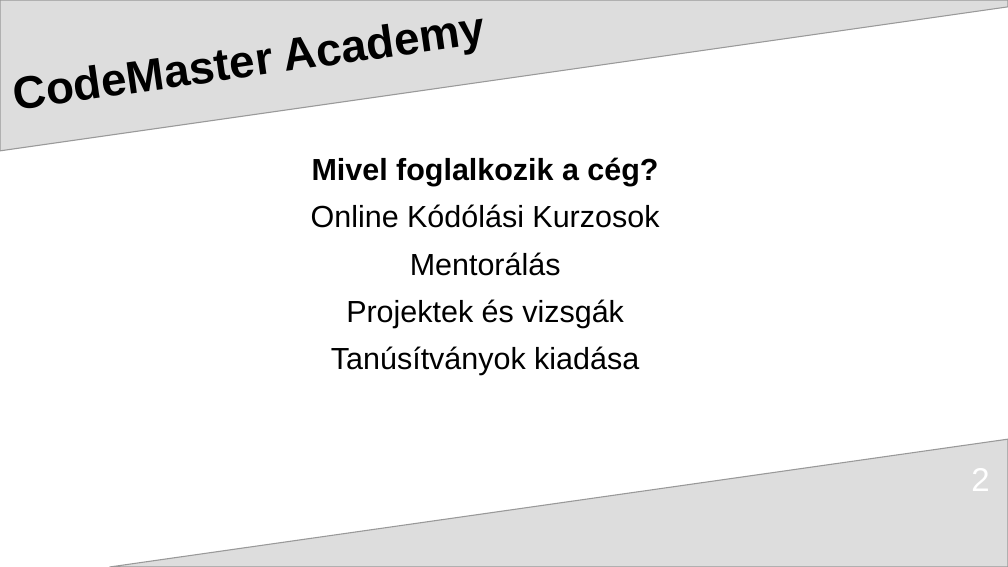
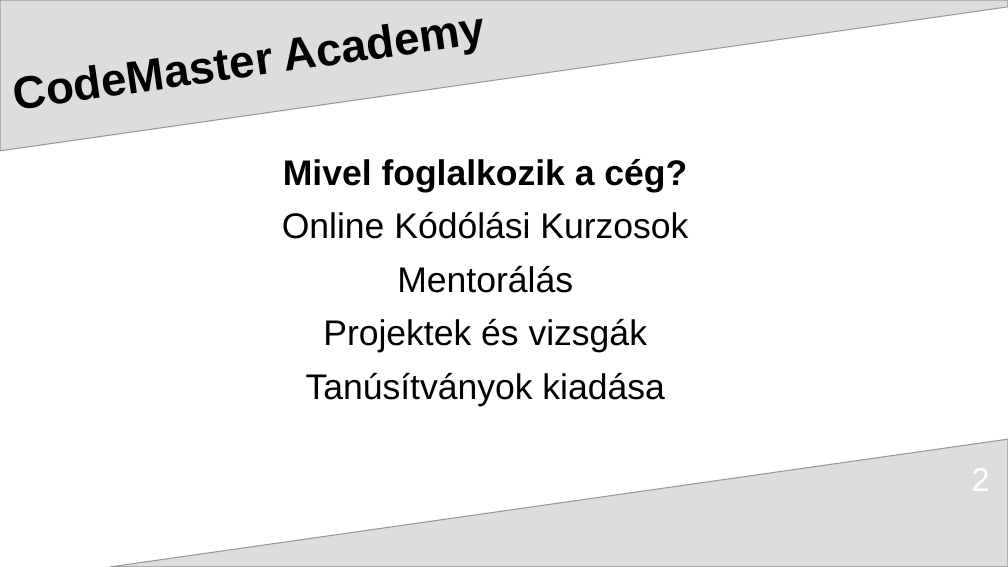
Before and after one commit to doomhyena/School-resources, a slide deck: slide 2 of 2024-25-13-evfolyam/ikt-I/masodik csoport munka.pptx. Drawn at 1008x567 pixels with LibreOffice and Linux fonts; fonts in the diff are those of the drawing. Boxes give left, top, right and bottom in pixels: in the first picture for what was removed or moved away, otherwise in the second. Text is boxed around its words. In the diff, an @@ line names an element or a change of style, - is before the commit and + after.

```diff
--- a/2024-25-13-evfolyam/ikt-I/masodik csoport munka.pptx
+++ b/2024-25-13-evfolyam/ikt-I/masodik csoport munka.pptx
@@ text "Mivel foglalkozik a cég?" at box(282, 159, 688, 406): size 24 to 28 pt @@
```
Also in this commit, not shown: 2 other slides changed, 19 other files.
